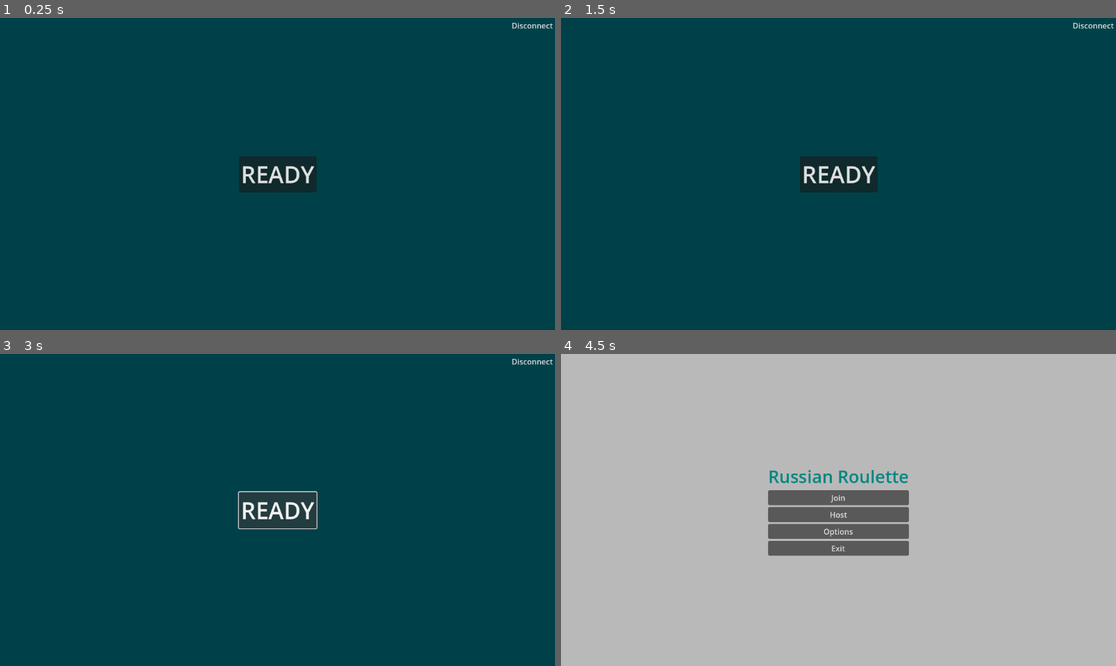
Above: before the commit, frames 1-4 (two rows, left to right).
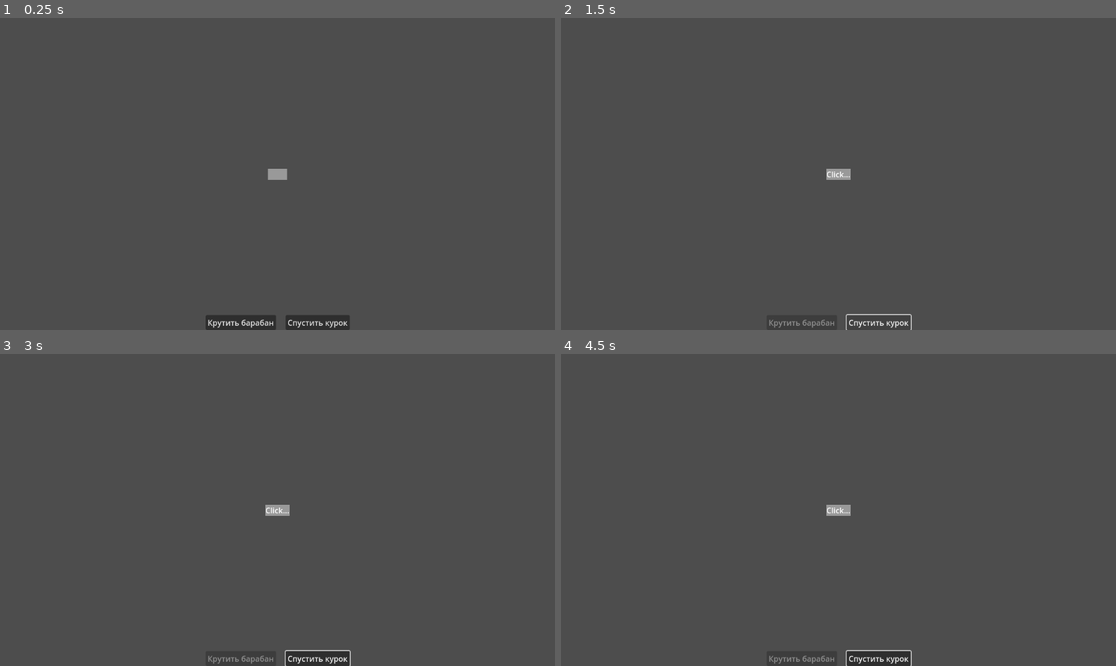
Above: after the commit, the same moments.

Repository: Divanchik/roulette-demo
Game: Godot game, scene res://scenes/game/game.tscn
Two runs of this game, one before a commit and one after it. Both use one fixed random seed, a clock stepped at 60 frames per second and the inputs below. This scene is started directly instead of the project's main scene.
Inputs (mouse positions are in pixels of both pictures, inside the frame that each line leads up to):
- Up to frame 1 (0.25 s): no input
- Up to frame 2 (1.5 s): click "Крутить барабан" at 0.5 s; click "Спустить курок" at 1.25 s
- Up to frame 3 (3 s): click (355, 656) at 2 s, where only the run before the commit has a clickable "Передать ход"; click (277, 510) at 2.75 s, where only the run before the commit has a clickable "READY"
- Up to frame 4 (4.5 s): click (838, 510) at 3.5 s, where only the run before the commit has a clickable "READY"; click (1093, 360) at 4.25 s, where only the run before the commit has a clickable "Disconnect"

The runs differ from the first frame. In frame 1, 100% of the frame differs, in the area x 0-100%, y 0-100%; in frame 2, 100%; in frame 3, 100%; in frame 4, 95%.

Commit message:
protocol version 0

Diff:
--- /dev/null
+++ b/global/Player.gd
@@ -0,0 +1,8 @@
+extends Object
+class_name Player
+
+var ws: WebSocketPeer
+var nickname: String
+
+func _init() -> void:
+	pass
--- a/network/client.gd
+++ b/network/client.gd
@@ -1,7 +1,9 @@
 extends Node
 
 signal game_start
+signal my_turn(cylinder)
 
+var id = -1
 var ws = WebSocketPeer.new()
 var log_closed = false
 
@@ -9,8 +11,9 @@
 	ws.poll()
 	var state = ws.get_ready_state()
 	if state == WebSocketPeer.STATE_OPEN:
-		while ws.get_available_packet_count():
-			print("Packet: ", ws.get_packet())
+		while ws.get_available_packet_count() > 0:
+			var command: Dictionary = JSON.parse_string(ws.get_packet().get_string_from_utf8())
+			handle_message(command)
 	elif state == WebSocketPeer.STATE_CLOSING:
 		pass
 	elif state == WebSocketPeer.STATE_CLOSED and log_closed:
@@ -18,6 +21,15 @@
 		var code = ws.get_close_code()
 		var reason = ws.get_close_reason()
 		print("WebSocket closed with code: %d, reason %s. Clean: %s" % [code, reason, code != -1])
+
+func handle_message(message: Dictionary):
+	print(">>> ", JSON.stringify(message))
+	if message["command"] == "start":
+		game_start.emit()
+	elif message["command"] == "join":
+		id = message["id"]
+	elif message["command"] == "turn" and message["id"] == id:
+		my_turn.emit(message["cylinder"])
 
 func is_open():
 	var state = ws.get_ready_state()
@@ -36,7 +48,7 @@
 func leave():
 	ws.close()
 
-func send_command(comm: Dictionary) -> bool:
+func send(comm: Dictionary) -> bool:
 	var err = ws.send_text(JSON.stringify(comm))
 	if err != OK:
 		return false
--- a/network/server.gd
+++ b/network/server.gd
@@ -1,33 +1,76 @@
 extends Node
 
 
-var peers: Array[WebSocketPeer] = []
+var players: Dictionary = {}
 var serv = TCPServer.new()
 var stream: StreamPeerTCP
-
+var ready_count = 0
+var started = false
+var turn = 0
 
 func _ready() -> void:
 	serv.listen(5000)
 
 func _process(_delta: float) -> void:
 	# accept new connections
+	if not started:
+		accept_connection()
+	# poll players
+	for id in players.keys():
+		var ws = players[id]
+		ws.poll()
+		var state = ws.get_ready_state()
+		if state == WebSocketPeer.STATE_OPEN:
+			while ws.get_available_packet_count() > 0:
+				var command: Dictionary = JSON.parse_string(ws.get_packet().get_string_from_utf8())
+				handle_message(id, command)
+		elif state == WebSocketPeer.STATE_CLOSED:
+			players.erase(id)
+			print("< ", id)
+
+func accept_connection():
 	stream = serv.take_connection()
 	if stream != null and stream.get_status() == StreamPeerTCP.STATUS_CONNECTED:
 		var ws = WebSocketPeer.new()
 		var err = ws.accept_stream(stream)
 		if err == OK:
-			peers.append(ws)
-			print("> ", ws.get_connected_host(), ":", ws.get_connected_port())
+			var id = hash(ws.get_connected_host() + str(ws.get_connected_port()))
+			players[id] = ws
+			while ws.get_ready_state() != WebSocketPeer.STATE_OPEN:
+				ws.poll()
+			ws.send_text(JSON.stringify({"command": "join", "id": id}))
+			print("> ", id)
+			print("Total ", players.size(), " players")
 		else:
 			print("Error while accepting stream: ", err)
-	# poll websocket
-	for peer in peers:
-		peer.poll()
-		var state = peer.get_ready_state()
-		if state == WebSocketPeer.STATE_OPEN:
-			while peer.get_available_packet_count() > 0:
-				var command: Dictionary = JSON.parse_string(peer.get_packet().get_string_from_utf8())
-				if command.has("type"):
-					print("Got protocol")
-		elif state == WebSocketPeer.STATE_CLOSED:
-			peers.erase(peer)
+
+func broadcast(comm: Dictionary):
+	for ws: WebSocketPeer in players.values():
+		ws.poll()
+		if ws.get_ready_state() == WebSocketPeer.STATE_OPEN:
+			ws.send_text(JSON.stringify(comm))
+
+#func send(ws: WebSocketPeer, comm: Dictionary) -> bool:
+	#var err = ws.send_text(JSON.stringify(comm))
+	#if err != OK:
+		#return false
+	#else:
+		#return true
+
+func handle_message(id: int, message: Dictionary):
+	if message["command"] == "ready":
+		ready_count += 1
+		if ready_count == players.size():
+			started = true
+			broadcast({"command": "start"})
+	elif message["command"] == "lose":
+		players[id].close()
+		if players.size() == 0:
+			return
+		turn = 0 if turn + 1 >= players.size() else turn + 1
+		broadcast({"command": "turn", "id": players.keys()[turn], "cylinder": message["cylinder"]})
+	elif message["command"] == "pass":
+		turn = 0 if turn + 1 >= players.size() else turn + 1
+		broadcast({"command": "turn", "id": players.keys()[turn], "cylinder": message["cylinder"]})
+	else:
+		print("Unknown command: ", message["command"])
--- a/scenes/game/game.gd
+++ b/scenes/game/game.gd
@@ -1,7 +1,15 @@
 extends CanvasLayer
 
+
+var shuffled = false
+var cylinder = [1, 0, 0, 0, 0, 0]
+
+
 func _ready() -> void:
+	cylinder.shuffle()
 	Client.game_start.connect(on_game_start)
+	Client.my_turn.connect(on_my_turn)
+
 
 func _on_disconnect_button_pressed() -> void:
 	if Client.is_open():
@@ -10,11 +18,40 @@
 
 
 func _on_ready_button_pressed() -> void:
-	var command = {
-		"type": "command",
-		"command": "ready"
-	}
-	Client.send_command(command)
+	Client.send({"command": "ready"})
+
 
 func on_game_start():
 	$Hub.hide()
+
+
+func on_my_turn(last_cylinder: Array):
+	$StatusLabel.text = "My turn"
+	cylinder.clear()
+	cylinder.append_array(last_cylinder)
+	shuffled = false
+	$HBoxContainer/ShuffleButton.disabled = false
+	$HBoxContainer/TriggerButton.disabled = false
+
+
+func _on_shuffle_button_pressed() -> void:
+	$HBoxContainer/ShuffleButton.disabled = true
+	cylinder.shuffle()
+
+
+func _on_trigger_button_pressed() -> void:
+	cylinder.push_front(cylinder.pop_back())
+	if cylinder.front() == 1:
+		$StatusLabel.text = "Boom!"
+		Client.send({"command": "lose", "cylinder": cylinder})
+		await get_tree().create_timer(1.0).timeout
+		Client.leave()
+		$HBoxContainer.hide()
+		$ReturnButton.show()
+	else:
+		$StatusLabel.text = "Click..."
+		Client.send({"command": "pass", "cylinder": cylinder})
+
+
+func _on_return_button_pressed() -> void:
+	get_tree().change_scene_to_file("res://scenes/main_menu/main_menu.tscn")
--- a/scenes/game/game.tscn
+++ b/scenes/game/game.tscn
@@ -26,15 +26,26 @@
 horizontal_alignment = 1
 vertical_alignment = 1
 
+[node name="ReturnButton" type="Button" parent="."]
+visible = false
+anchors_preset = 5
+anchor_left = 0.5
+anchor_right = 0.5
+offset_left = -58.5
+offset_right = 58.5
+offset_bottom = 31.0
+grow_horizontal = 2
+text = "Return to title"
+
 [node name="HBoxContainer" type="HBoxContainer" parent="."]
 anchors_preset = 7
 anchor_left = 0.5
 anchor_top = 1.0
 anchor_right = 0.5
 anchor_bottom = 1.0
-offset_left = -202.5
-offset_top = -40.0
-offset_right = 202.5
+offset_left = -149.5
+offset_top = -31.0
+offset_right = 149.5
 grow_horizontal = 2
 grow_vertical = 0
 theme_override_constants/separation = 20
@@ -47,11 +58,8 @@
 layout_mode = 2
 text = "Спустить курок"
 
-[node name="PassButton" type="Button" parent="HBoxContainer"]
-layout_mode = 2
-text = "Передать ход"
-
 [node name="Hub" type="Panel" parent="."]
+visible = false
 anchors_preset = 15
 anchor_right = 1.0
 anchor_bottom = 1.0
@@ -87,5 +95,8 @@
 text = "Disconnect"
 flat = true
 
+[connection signal="pressed" from="ReturnButton" to="." method="_on_return_button_pressed"]
+[connection signal="pressed" from="HBoxContainer/ShuffleButton" to="." method="_on_shuffle_button_pressed"]
+[connection signal="pressed" from="HBoxContainer/TriggerButton" to="." method="_on_trigger_button_pressed"]
 [connection signal="pressed" from="Hub/ReadyButton" to="." method="_on_ready_button_pressed"]
 [connection signal="pressed" from="Hub/DisconnectButton" to="." method="_on_disconnect_button_pressed"]
--- a/scenes/main_menu/main_menu.gd
+++ b/scenes/main_menu/main_menu.gd
@@ -1,11 +1,4 @@
 extends CanvasLayer
-
-var is_loading = false
-
-
-func _physics_process(_delta: float) -> void:
-	if is_loading:
-		$LoadingIcon.rotation_degrees += 10
 
 
 func _on_join_button_pressed() -> void:
@@ -34,11 +27,8 @@
 		$TitleContainer.show()
 		return
 	var success = Client.join($JoinContainer/JoinAddress.text)
-	$LoadingIcon.show()
-	is_loading = true
-	await get_tree().create_timer(2).timeout
-	$LoadingIcon.hide()
-	is_loading = false
+	$AnimationPlayer.play("loading")
+	await $AnimationPlayer.animation_finished
 	if success and Client.is_open():
 		get_tree().change_scene_to_file("res://scenes/game/game.tscn")
 	else:
--- a/scenes/main_menu/main_menu.tscn
+++ b/scenes/main_menu/main_menu.tscn
@@ -1,10 +1,76 @@
-[gd_scene load_steps=3 format=3 uid="uid://bbeotg33mjo3v"]
+[gd_scene load_steps=6 format=3 uid="uid://bbeotg33mjo3v"]
 
 [ext_resource type="Script" path="res://scenes/main_menu/main_menu.gd" id="1_w30ro"]
 [ext_resource type="Texture2D" uid="uid://d1nrgce3yb7d6" path="res://icons/arrow-clockwise.svg" id="2_c4s7n"]
 
+[sub_resource type="Animation" id="Animation_vqcmt"]
+length = 0.001
+tracks/0/type = "value"
+tracks/0/imported = false
+tracks/0/enabled = true
+tracks/0/path = NodePath("LoadingIcon:rotation")
+tracks/0/interp = 1
+tracks/0/loop_wrap = true
+tracks/0/keys = {
+"times": PackedFloat32Array(0),
+"transitions": PackedFloat32Array(1),
+"update": 0,
+"values": [0.0]
+}
+tracks/1/type = "value"
+tracks/1/imported = false
+tracks/1/enabled = true
+tracks/1/path = NodePath("LoadingIcon:visible")
+tracks/1/interp = 1
+tracks/1/loop_wrap = true
+tracks/1/keys = {
+"times": PackedFloat32Array(0),
+"transitions": PackedFloat32Array(1),
+"update": 1,
+"values": [false]
+}
+
+[sub_resource type="Animation" id="Animation_mysoq"]
+resource_name = "loading"
+length = 2.0
+tracks/0/type = "value"
+tracks/0/imported = false
+tracks/0/enabled = true
+tracks/0/path = NodePath("LoadingIcon:rotation")
+tracks/0/interp = 1
+tracks/0/loop_wrap = true
+tracks/0/keys = {
+"times": PackedFloat32Array(0, 2),
+"transitions": PackedFloat32Array(1, 1),
+"update": 0,
+"values": [0.0, 12.5664]
+}
+tracks/1/type = "value"
+tracks/1/imported = false
+tracks/1/enabled = true
+tracks/1/path = NodePath("LoadingIcon:visible")
+tracks/1/interp = 1
+tracks/1/loop_wrap = true
+tracks/1/keys = {
+"times": PackedFloat32Array(0, 2),
+"transitions": PackedFloat32Array(1, 1),
+"update": 1,
+"values": [true, false]
+}
+
+[sub_resource type="AnimationLibrary" id="AnimationLibrary_cua31"]
+_data = {
+"RESET": SubResource("Animation_vqcmt"),
+"loading": SubResource("Animation_mysoq")
+}
+
 [node name="MainMenu" type="CanvasLayer"]
 script = ExtResource("1_w30ro")
+
+[node name="AnimationPlayer" type="AnimationPlayer" parent="."]
+libraries = {
+"": SubResource("AnimationLibrary_cua31")
+}
 
 [node name="Background" type="ColorRect" parent="."]
 anchors_preset = 15
